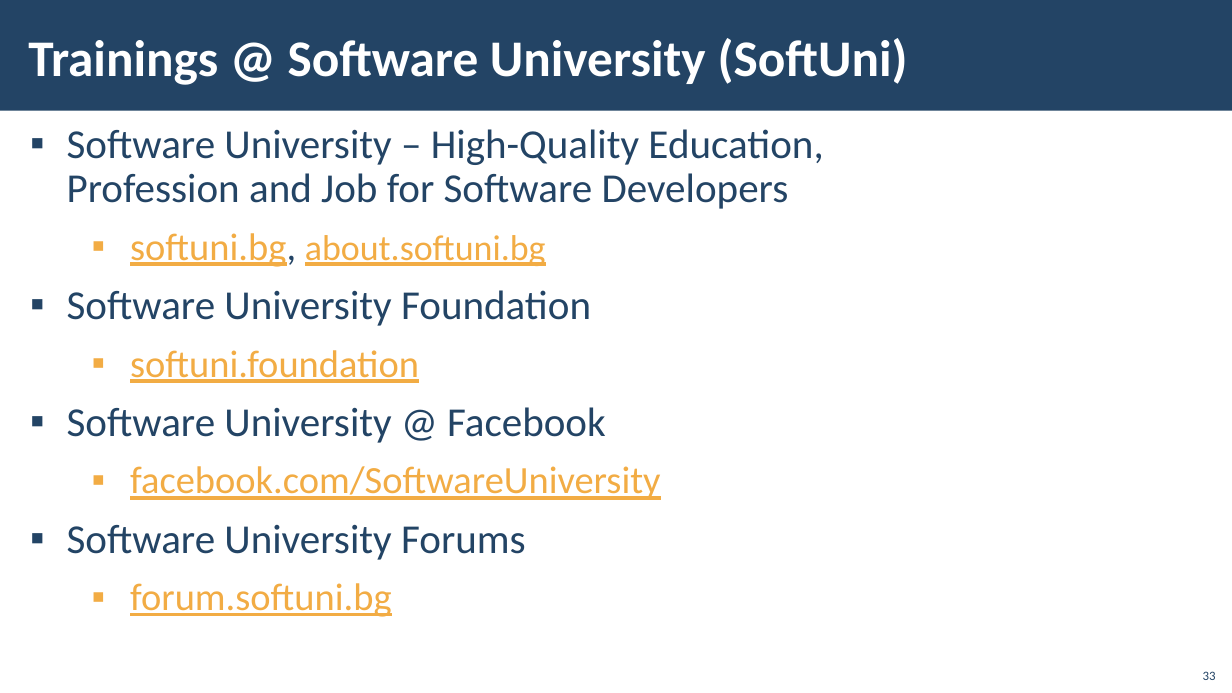
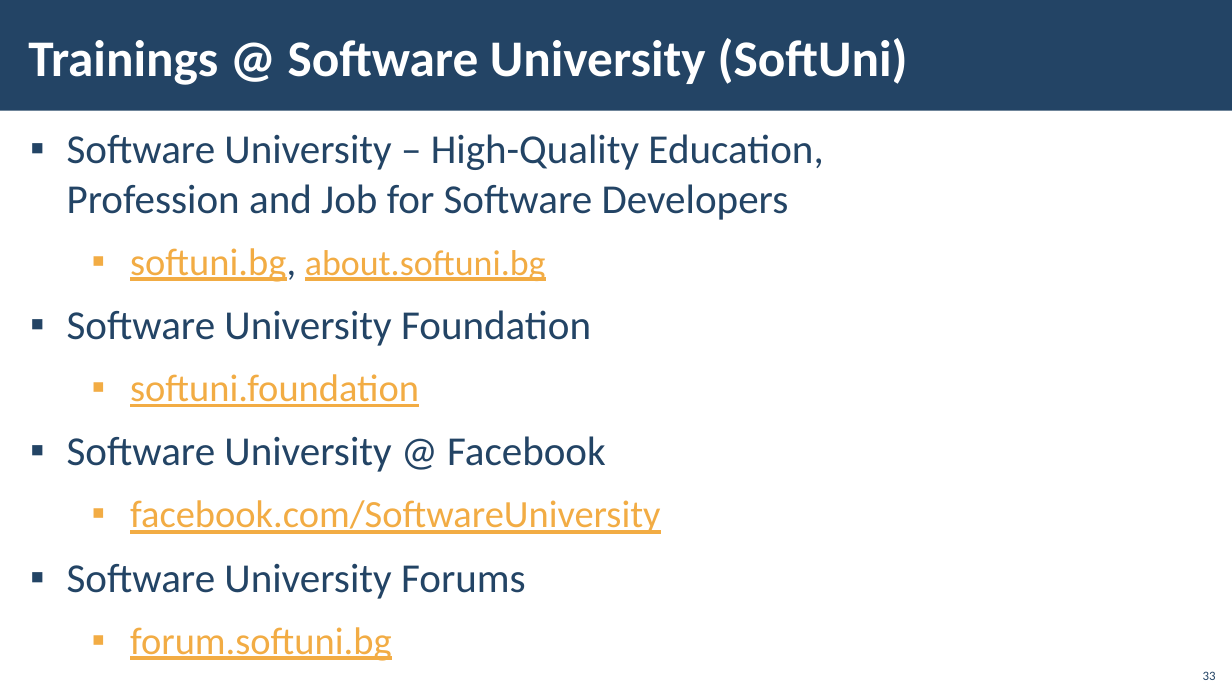
Before and after one commit to ErayErol/Software-University-Courses, a slide deck: slide 33 of 2021.01 - [ MS SQL Server ]/15 - [ Triggers and Transactions - LAB ]/00 - [ Resources ]/Presentation.pptx. Drawn at 1232x693 pixels with LibreOffice and Linux fonts; fonts in the diff are those of the drawing; background and template pictures are left out. Boxes give left, top, right and bottom in pixels: in the first picture for what was removed or moved away, otherwise in the second. Text is boxed around its words. In the diff, an @@ line names an element or a change of style, - is before the commit and + after.

```diff
--- a/2021.01 - [ MS SQL Server ]/15 - [ Triggers and Transactions - LAB ]/00 - [ Resources ]/Presentation.pptx
+++ b/2021.01 - [ MS SQL Server ]/15 - [ Triggers and Transactions - LAB ]/00 - [ Resources ]/Presentation.pptx
@@ text "Software University – High-Quality Education, ..." at (67,134,823,661): line spacing 0.9 to 1 @@
```
Also in this commit, not shown: 5 other slides changed, 6 other files.
